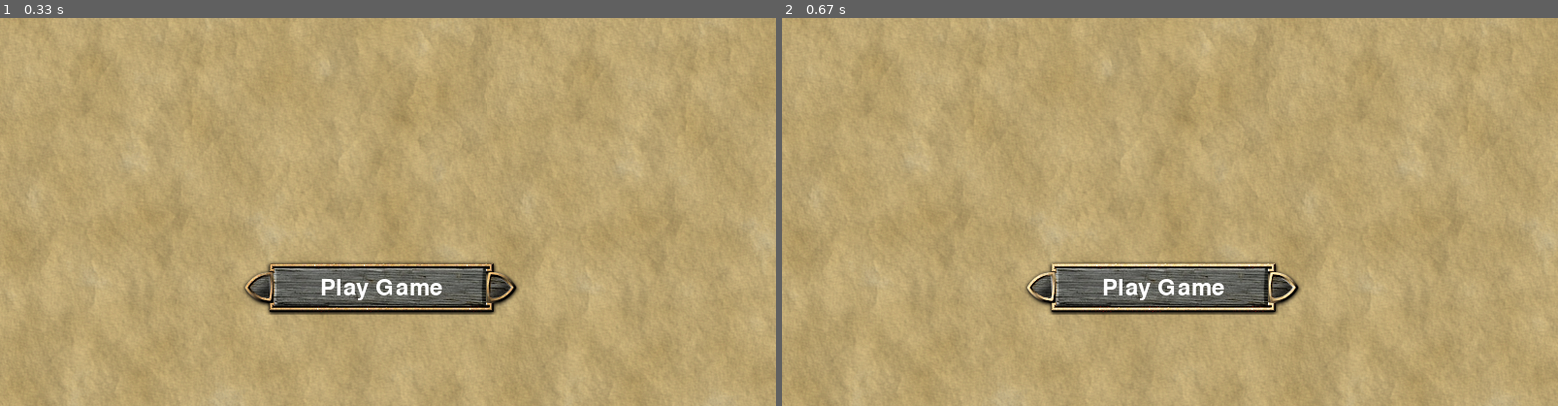
Above: before the commit, frames 1-2 (left to right).
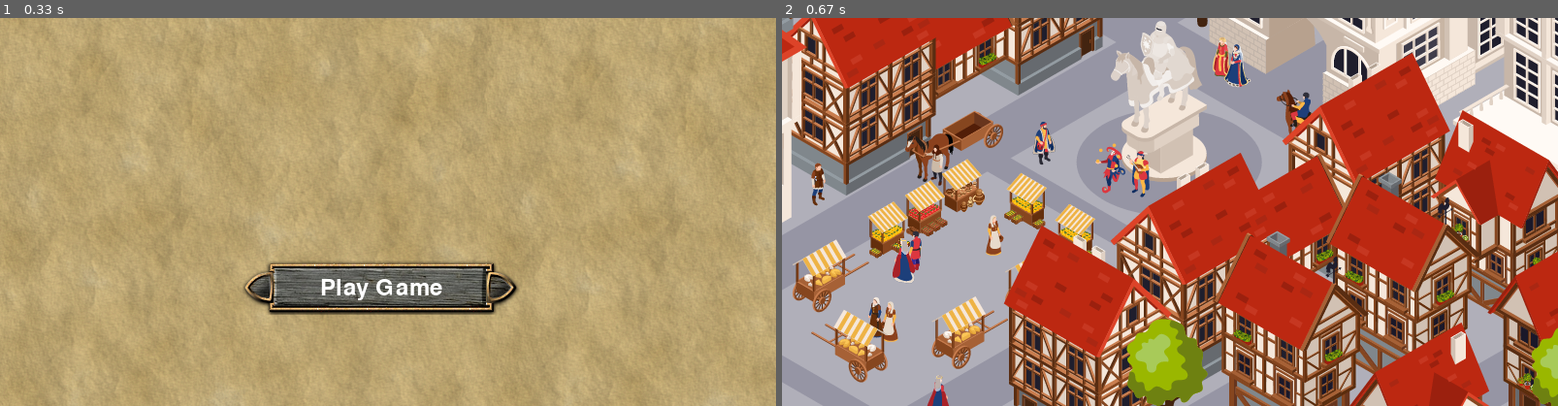
Above: after the commit, the same moments.

Repository: snoozleEmily/shop_shop_manager
Game: pygame game, started from main.py
Two runs of this game, one before a commit and one after it. Both use one fixed random seed, a clock stepped at 60 frames per second and the inputs below.
Inputs:
- Up to frame 1 (0.33 s): no input
- Up to frame 2 (0.67 s): click "Play Game" at 0.38 s

Frame 1 is identical in both runs. In frame 2, 99% of the frame differs, in the area x 0-100%, y 0-100%.

Commit message:
Added Sound Effects
- Made a transition from the main menu to the actual game.
- Added sound effects, background music, and voice sounds to implement later.
- Implemented the button click sound effect.
- Created the music and game_core modules.
- Changed a few variable names.
- Added comments for good practices.

Diff:
--- /dev/null
+++ b/game_core.py
@@ -0,0 +1,10 @@
+import pygame
+
+#main game here
+
+town_background_image = pygame.image.load(r"D:/Projects/Python-studies/shop_shop_manager/images/town_background_one.png")
+
+def gameplay(screen):
+    # Main game logic here
+
+    screen.blit(town_background_image, (0, 0))
--- a/main.py
+++ b/main.py
@@ -1,5 +1,7 @@
 import pygame
+from game_core import gameplay
 from ui_controls import *
+from music import *
 
 # pygame setup
 pygame.init()
@@ -7,28 +9,43 @@
 clock = pygame.time.Clock()
 running = True
 
-background_image = pygame.image.load(r"Python-studies\games\shop_shop_manager\images\background_image.png")
+paper_background_image = pygame.image.load(r"D:/Projects/Python-studies/shop_shop_manager/images/background_image.png")
 button = Button(250, 250, "Play Game")
 
+# Starts playing background music
+start_music(mp3_files)
+
+game_started = False
+
 while running:
-    # poll for events
-    # pygame.QUIT event means the user clicked X to close your window
+    # Handle events
     for event in pygame.event.get():
         if event.type == pygame.QUIT:
-            running = False
+            running = False # Exit the loop if the user closes the window
 
-    # Update button state
-    button.update()
+        # If the button is clicked, the game starts
+        elif event.type == pygame.MOUSEBUTTONDOWN and event.button == 1:
+            if button.rect.collidepoint(event.pos):
+                game_started = True
 
-    # Draw everything
-    screen.blit(background_image, (0, 0))
-    button.draw(screen)
+    # Updates button state
+    button.update_button_state(event)
 
-    # RENDER YOUR GAME HERE
+    # Checks and update the current music
+    check_current_music(mp3_files)
 
-    # flip() the display to put your work on screen
+    # Draw everything on the screen
+    screen.blit(paper_background_image, (0, 0))
+    button.draw_button(screen)
+
+    # Starts the game
+    if game_started:
+        gameplay(screen)
+
+    # Updates the display
     pygame.display.flip()
 
-    clock.tick(60)  # limits FPS to 60
+    # Limits FPS to 60
+    clock.tick(60)
 
 pygame.quit()
--- /dev/null
+++ b/music.py
@@ -0,0 +1,24 @@
+import pygame
+import os
+
+# Initializing Pygame mixer
+pygame.mixer.init()
+
+# Defining the directory containing the playlist
+playlist_dir = 'D:\Projects\Python-studies\shop_shop_manager\music\loop_songs'
+mp3_files = [os.path.join(playlist_dir, file) for file in os.listdir(playlist_dir) if file.endswith('.mp3')]
+
+def start_music(mp3_files):
+    if mp3_files:
+        pygame.mixer.music.load(mp3_files[0])
+        pygame.mixer.music.set_volume(0.2)  # Set volume to 20%
+        pygame.mixer.music.play()
+        print(f"Playing {mp3_files[0]}")
+
+def check_current_music(mp3_files):
+    if mp3_files and not pygame.mixer.music.get_busy():
+        next_song = mp3_files.pop(0) # Removes the first song
+        mp3_files.append(next_song)  # Appends the song to the end of the playlist
+        pygame.mixer.music.load(mp3_files[0]) # Loads the new first song
+        pygame.mixer.music.play() # Plays the new song
+        print(f"Playing {mp3_files[0]}")
--- a/ui_controls.py
+++ b/ui_controls.py
@@ -1,29 +1,46 @@
 import pygame
+import time
 
 class Button:
     def __init__(self, x, y, text):
         self.x = x
         self.y = y
         self.text = text
-        self.default_button = pygame.image.load(r"Python-studies\games\shop_shop_manager\images\button_image.png")
-        self.hover_button = pygame.image.load(r"Python-studies\games\shop_shop_manager\images\button_image_hover.png")
+        self.default_button_image = pygame.image.load(r"D:\Projects\Python-studies\shop_shop_manager\images\button_image.png")
+        self.hover_button_image = pygame.image.load(r"D:\Projects\Python-studies\shop_shop_manager\images\button_image_hover.png")
 
-        self.current_image = self.default_button
+        self.current_image = self.default_button_image
         self.rect = self.current_image.get_rect(topleft=(x, y))
         self.font = pygame.font.Font(None, 36)
         self.text_surface = self.font.render(text, True, (255, 255, 255))
 
+        # Load the click sound effect
+        self.click_sound = pygame.mixer.Sound(r"D:\Projects\Python-studies\shop_shop_manager\music\sound_effects\button_click.mp3")
+
+        # Variables for click sound timing control
+        self.last_click_time = time.time() - 0.5  # Allow immediate first click
+        self.click_delay = 0.5  # Delay between consecutive clicks (in seconds)
+
     def is_hovered(self):
-        mouse_pos = pygame.mouse.get_pos()
-        return self.rect.collidepoint(mouse_pos)
+        mouse_position = pygame.mouse.get_pos()
+        return self.rect.collidepoint(mouse_position)
 
-    def draw(self, screen):
+    def draw_button(self, screen):
         screen.blit(self.current_image, self.rect.topleft)
         text_rect = self.text_surface.get_rect(center=self.rect.center)
         screen.blit(self.text_surface, text_rect)
 
-    def update(self):
-        if self.is_hovered():
-            self.current_image = self.hover_button
+    def update_button_state(self, handle_event):
+        if self.is_hovered(): # Check if the cursor is hovering the button
+            self.current_image = self.hover_button_image # Switch to hover button image
+
+            # Check if the user clicked the button
+            if handle_event.type == pygame.MOUSEBUTTONDOWN and handle_event.button == 1:
+                current_time = time.time() # Get the current time in seconds
+
+                 # Check if enough time has passed since the last click to allow another click sound
+                if current_time - self.last_click_time >= self.click_delay:
+                    self.click_sound.play()  # Play click sound
+                    self.last_click_time = current_time  # Update the last click time to the current time
         else:
-            self.current_image = self.default_button
+            self.current_image = self.default_button_image
Not shown, changed: README.md
Binary file removed: images/paper background.png
Binary file added: images/town_background_one.png
Binary file added: images/town_background_two.png
Not shown, added: music/loop_songs/The_Old_Tower_Inn.mp3
Not shown, added: music/loop_songs/enchanted_festival.mp3
Not shown, added: music/loop_songs/medieval_background.mp3
Not shown, added: music/loop_songs/musik_bauern.mp3
Not shown, added: music/loop_songs/the_britons.mp3
Not shown, added: music/loop_songs/woodland_fantasy.mp3
Not shown, added: music/sound_effects/button_click.mp3
Not shown, added: music/sound_effects/coin.mp3
(and 7 more such lines)
